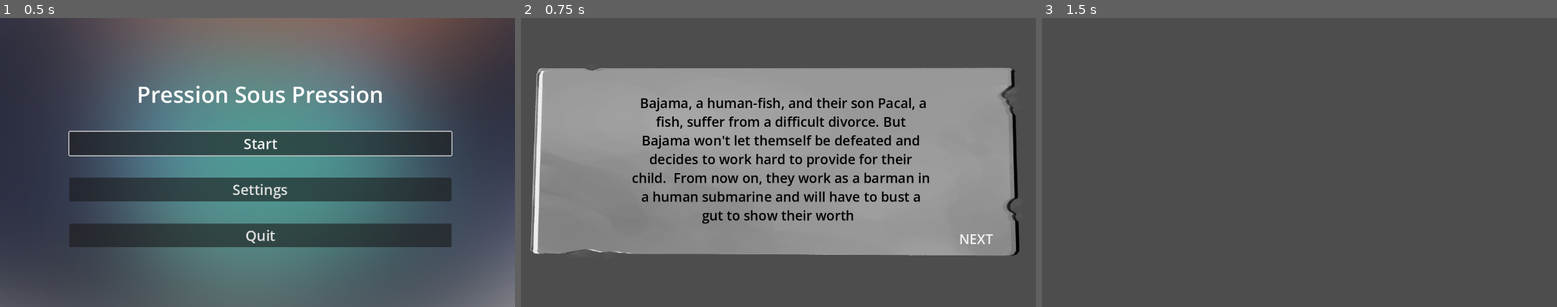
Above: before the commit, frames 1-3 (left to right).
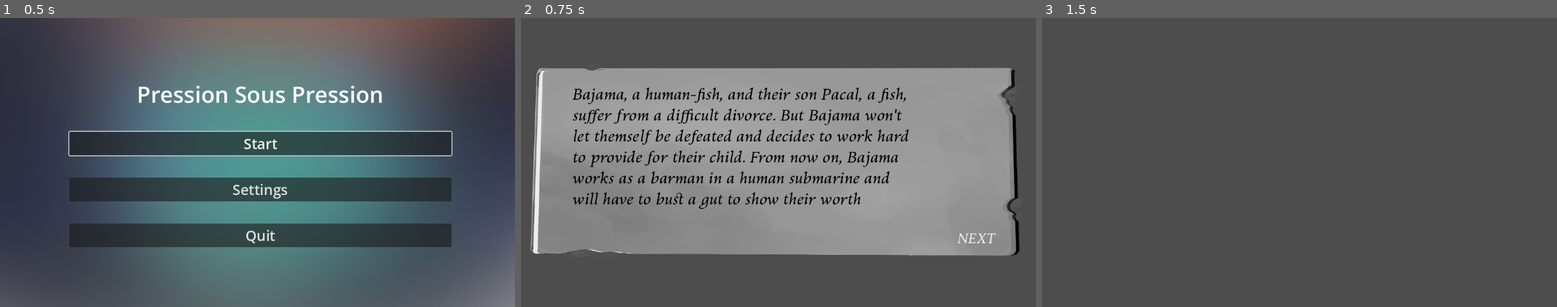
Above: after the commit, the same moments.

Repository: jolyne-mangeot/JamAcademy2026
Game: Godot game, scene res://Scenes/Menu Scene.tscn
Same seed, same stepped clock (60 frames per second), same inputs: the game is played once before the commit and once after it. The project has no main scene, so this scene is started directly.
Inputs:
- Up to frame 1 (0.5 s): no input
- Up to frame 2 (0.75 s): click "Start" at 0.5 s
- Up to frame 3 (1.5 s): click "NEXT" at 1.25 s

Frame 1 is identical in both runs. In frame 2, 8.7% of the frame differs, in the area x 10-93%, y 24-79%; in frame 3, nothing differs.

Commit message:
writing font

Diff:
--- a/pression-sous-pression/Scenes/Intro Scene.tscn
+++ b/pression-sous-pression/Scenes/Intro Scene.tscn
@@ -1,6 +1,7 @@
 [gd_scene format=3 uid="uid://bhsyfqyb4h382"]
 
 [ext_resource type="Texture2D" uid="uid://xpeagdiyk1nb" path="res://Assets/Backgrounds/Sheet.png" id="1_sb8jg"]
+[ext_resource type="FontFile" uid="uid://d37u2vjhyv1h3" path="res://Assets/Kelvinch.otf" id="2_fas08"]
 [ext_resource type="Script" uid="uid://bh1j7p3r5ct0b" path="res://Scripts/Menues/IntroButton.gd" id="2_sb8jg"]
 [ext_resource type="AudioStream" uid="uid://dr7a8kb02khx1" path="res://Assets/Music/Quirky Dog.mp3" id="3_iwjj0"]
 
@@ -42,14 +43,16 @@
 
 [node name="RichTextLabel" type="RichTextLabel" parent="TextureRect" unique_id=43439088]
 layout_mode = 0
-offset_left = 240.0
-offset_top = 170.0
-offset_right = 921.0
-offset_bottom = 471.0
+offset_left = 115.0
+offset_top = 148.0
+offset_right = 878.0
+offset_bottom = 483.0
 theme = SubResource("Theme_vltdc")
 theme_override_colors/default_color = Color(0, 0, 0, 1)
+theme_override_fonts/normal_font = ExtResource("2_fas08")
+theme_override_fonts/bold_font = ExtResource("2_fas08")
 bbcode_enabled = true
-text = "[center] [font_size=30] Bajama, a human-fish, and their son Pacal, a fish, suffer from a difficult divorce. But Bajama won't let themself be defeated and decides to work hard to provide for their child.  From now on, they work as a barman in a human submarine and will have to bust a gut to show their worth [/font_size] [/center]"
+text = "[font_size=35]Bajama, a human-fish, and their son Pacal, a fish, suffer from a difficult divorce. But Bajama won't let themself be defeated and decides to work hard to provide for their child. From now on, Bajama works as a barman in a human submarine and will have to bust a gut to show their worth [/font_size]"
 script = SubResource("GDScript_33sem")
 
 [node name="Button" type="Button" parent="." unique_id=415330654]
@@ -59,6 +62,7 @@
 offset_right = 1098.0
 offset_bottom = 520.0
 theme_override_colors/font_color = Color(0, 0, 0, 1)
+theme_override_fonts/font = ExtResource("2_fas08")
 theme_override_font_sizes/font_size = 30
 theme_override_styles/focus = SubResource("StyleBoxEmpty_sb8jg")
 text = "NEXT"
Binary file added: pression-sous-pression/Assets/Kelvinch.otf
Not shown, added: pression-sous-pression/Assets/Kelvinch.otf.import
